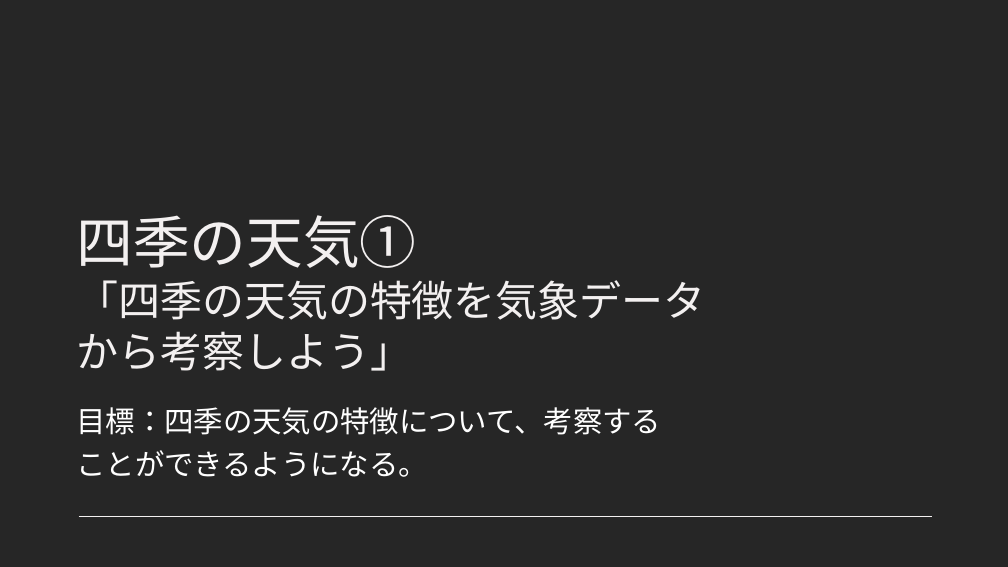
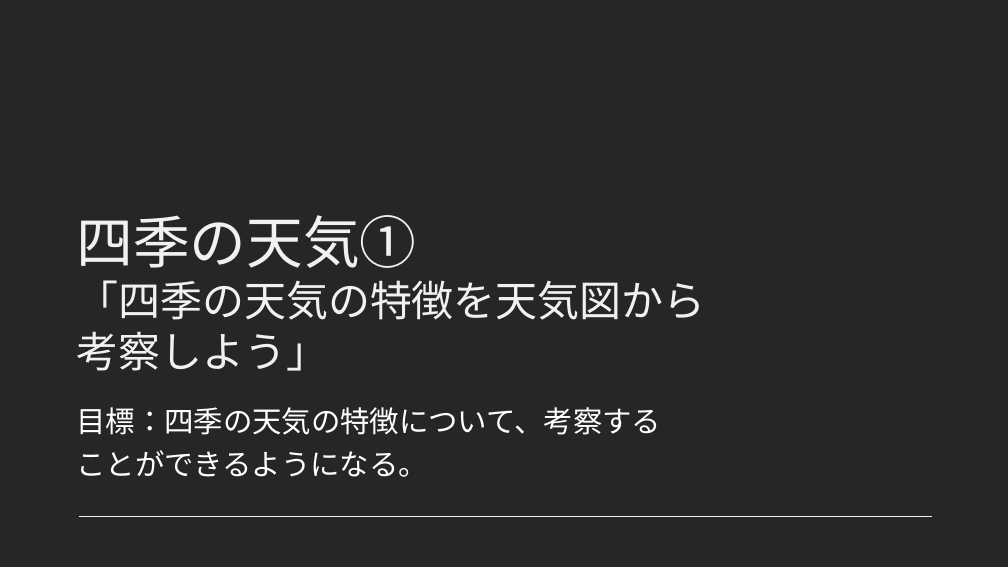
Before and after one commit to nemiko007/EduPractice, a slide deck: slide 4 of EduPractice.pptx (slide 3 before the commit). Drawn at 1008x567 pixels with LibreOffice and Linux fonts; fonts in the diff are those of the drawing. Boxes give left, top, right and bottom in pixels: in the first picture for what was removed or moved away, otherwise in the second. Text is boxed around its words. In the diff, an @@ line names an element or a change of style, - is before the commit and + after.

```diff
--- a/EduPractice.pptx
+++ b/EduPractice.pptx
@@ title at bbox=[76, 215, 705, 371]: text changed @@
-四季の天気①
-「四季の天気の特徴を気象データから考察しよう」
+四季の天気①
+「四季の天気の特徴を天気図から考察しよう」
```
Also in this commit, not shown: 2 other slides changed, 1 slide added, 1 other file.
